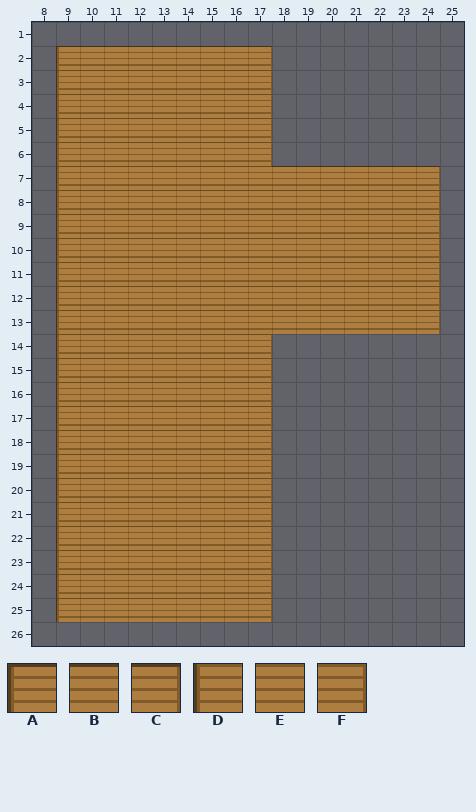
A Tiled map gets an edit: Assets/Map/TiledProject/Maps/House3_Inside.tmx. The picture above is the old version.
Cells are 16x16 px. Shown: x 8..25, y 1..26.
Key: from "floors_tiles": A 46, B 47, C 48, D 71, E 72, F 73.
_ is an empty cell.
Layers that did not change in this view are not listed.
Layer "Ground0" before, first column x 8:
 1 __________________
 2 _ABBBBBBBC________
 3 _DEEEEEEEF________
 4 _DEEEEEEEF________
 5 _DEEEEEEEF________
 6 _DEEEEEEEF________
 7 _DEEEEEEEEBBBBBBC_
 8 _DEEEEEEEEEEEEEEF_
 9 _DEEEEEEEEEEEEEEF_
10 _DEEEEEEEEEEEEEEF_
11 _DEEEEEEEEEEEEEEF_
12 _DEEEEEEEEEEEEEEF_
13 _DEEEEEEEEEEEEEEF_
14 _DEEEEEEEF________
15 _DEEEEEEEF________
16 _DEEEEEEEF________
17 _DEEEEEEEF________
18 _DEEEEEEEF________
19 _DEEEEEEEF________
20 _DEEEEEEEF________
21 _DEEEEEEEF________
22 _DEEEEEEEF________
23 _DEEEEEEEF________
24 _DEEEEEEEF________
25 _DEEEEEEEF________
26 __________________
The same view after the edit:
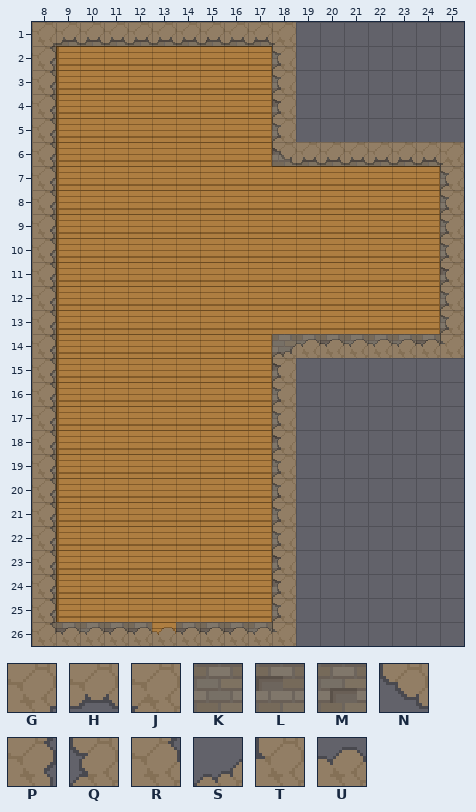
Further tiles: from "floors_tiles": G 6, H 7, J 8, K 16, L 17, M 18, N 33, P 55, Q 59, R 80, S 83, T 84, U 107.
Change:
Layer "Ground0":
y 1: x 8..18 ___________ -> LLKKLKKMLLK
y 2: x 8 _ -> M; x 18 _ -> K
y 3: x 8 _ -> L; x 18 _ -> K
y 4: x 8 _ -> K; x 18 _ -> L
y 5: x 8 _ -> K; x 18 _ -> K
y 6: x 8 _ -> K; x 18..25 ________ -> LKKKKKKK
y 7..8: x 8 _ -> K; x 25 _ -> K
y 9: x 8 _ -> L; x 25 _ -> K
y 10: x 8 _ -> K; x 25 _ -> K
y 11: x 8 _ -> K; x 25 _ -> L
y 12..13: x 8 _ -> K; x 25 _ -> K
y 14: x 8 _ -> L; x 18..25 ________ -> KMLMKMLK
y 15: x 8 _ -> K; x 18 _ -> L
y 16: x 8 _ -> K; x 18 _ -> K
y 17: x 8 _ -> M; x 18 _ -> K
y 18: x 8 _ -> M; x 18 _ -> L
y 19: x 8 _ -> M; x 18 _ -> K
y 20: x 8 _ -> K; x 18 _ -> M
y 21: x 8 _ -> M; x 18 _ -> K
y 22: x 8 _ -> K; x 18 _ -> K
y 23..24: x 8 _ -> K; x 18 _ -> L
y 25: x 8 _ -> L; x 18 _ -> K
y 26: x 8..18 ___________ -> KLKLLELLLKK
Layer "Ground1":
y 1: x 8..18 ___________ -> GHHHHHHHHHJ
y 2..5: x 8 _ -> P; x 18 _ -> Q
y 6: x 8 _ -> P; x 18..25 ________ -> NHHHHHHJ
y 7..13: x 8 _ -> P; x 25 _ -> Q
y 14: x 8 _ -> P; x 18..25 ________ -> SUUUUUUT
y 15..25: x 8 _ -> P; x 18 _ -> Q
y 26: x 8..18 ___________ -> RUUUUUUUUUT
